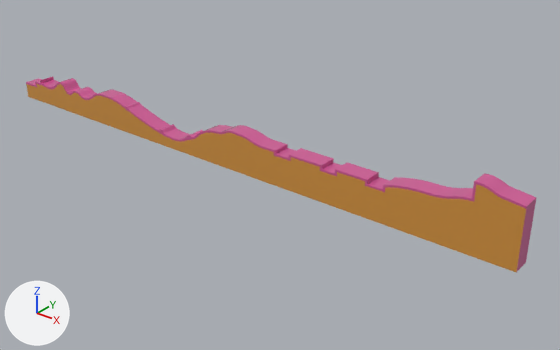
A saved change to the FBX model Assets/Game/Prefabs/01_Level Terrain/02_Garden/GardenBMainMesh.fbx.
Camera for both pictures: a camera (50 mm lens) standing at (406.0, -486.0, 250.0) and looking at (1.0, 20.0, -64.0). Arrows for +X, +Y and +Z are at lower left; the lights stay in place. Where no turn or scale is listed for an object, it has been applied to the vertices. Vertices at the same position are counted once.

The older version as bpy lines, for what is in view:
```python
me_mesh = bpy.data.meshes.new('Mesh')
me_mesh.from_pydata(...)  # 826 vertices, 1644 faces; spans x -285.0..303.0, y -9.0..9.0, z 0.0..61.0
# faces by material slot: [1354, 290]
me_mesh.materials.append(mat_material__20)  # pink #d15996
me_mesh.materials.append(mat_material__21)  # orange #d59541
ob_gardenmeshb = bpy.data.objects.new('GardenMeshB', me_mesh)
ob_gardenmeshb.location = (-61.1, 0.0, -58.6)
```
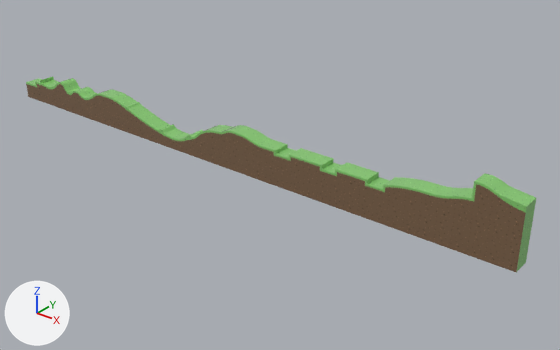
Boxes [x1, y1, x2, y2] around the edits, measured in the pictures (560 x 350 px; the box of a moved part takes in the faces that stretch with it):
```json
{"part": 1, "of": "me_mesh", "change": "moved or reshaped", "before": [496, 195, 536, 270], "after": [496, 195, 536, 270]}
{"part": 2, "of": "me_mesh", "change": "recoloured", "before": [26, 77, 536, 272], "after": [26, 77, 536, 272], "on screen": "pink to green"}
{"part": 3, "of": "me_mesh", "change": "recoloured", "before": [26, 84, 517, 272], "after": [26, 84, 517, 272]}
```

Edits to the scene script, one JSON object a line:
```json
{"op": "add", "block": "img_grass_texture_png", "code": ["img_grass_texture_png = load_image('Grass_Texture.png', '../../../Textures/03_Garden/Grass_Texture.png', 1024, 1024, 'sRGB')"]}
{"op": "add", "block": "img_dirt_texture_png", "code": ["img_dirt_texture_png = load_image('Dirt_Texture.png', '../../../Textures/03_Garden/Dirt_Texture.png', 1024, 1024, 'sRGB')"]}
{"op": "add", "block": "mat_material__179", "code": ["mat_material__179 = principled_material('Material #179')", "mat_material__179.texture = img_grass_texture_png", "mat_material__179.roughness = 0.0"]}
{"op": "add", "block": "mat_material__177", "code": ["mat_material__177 = principled_material('Material #177')", "mat_material__177.texture = img_dirt_texture_png", "mat_material__177.roughness = 0.0"]}
{"block": "me_mesh", "where": "me_mesh.from_pydata(...)  # 826 vertices, 1644 faces; spans x -285.0..303.0, y -9.0..9.0, z 0.0..61.0"}
{"block": "me_mesh", "where": "# used by ob_gardenmeshb; location = (-61.1, 0.0, -58.6)"}
{"block": "me_mesh", "change": "me_mesh part 1"}
{"op": "set", "path": "me_mesh.vertices[220].co", "old": "(285.0, -9.0, 54.0)", "new": "(298.0, -9.0, 50.0)", "note": "pixel (501, 198) -> pixel (518, 209)"}
{"op": "set", "path": "me_mesh.vertices[221].co", "old": "(283.0, -9.0, 55.0)", "new": "(291.0, -9.0, 52.0)", "note": "pixel (499, 197) -> pixel (509, 204)"}
{"op": "set", "path": "me_mesh.vertices[222].co", "old": "(282.0, -9.0, 55.0)", "new": "(286.0, -9.0, 53.0)", "note": "pixel (498, 196) -> pixel (502, 200)"}
{"op": "set", "path": "me_mesh.vertices[441].co", "old": "(285.0, 9.0, 54.0)", "new": "(298.0, 9.0, 50.0)"}
{"op": "set", "path": "me_mesh.vertices[442].co", "old": "(283.0, 9.0, 55.0)", "new": "(291.0, 9.0, 52.0)"}
{"op": "set", "path": "me_mesh.vertices[443].co", "old": "(282.0, 9.0, 55.0)", "new": "(286.0, 9.0, 53.0)"}
{"op": "set", "path": "me_mesh.vertices[817].co", "old": "(303.0, -9.0, 52.0)", "new": "(303.0, -9.0, 49.0)", "note": "pixel (526, 208) -> pixel (525, 212)"}
{"op": "set", "path": "me_mesh.vertices[819].co", "old": "(303.0, 9.0, 52.0)", "new": "(303.0, 9.0, 49.0)", "note": "pixel (536, 199) -> pixel (535, 203)"}
{"block": "me_mesh", "change": "me_mesh part 2: 1354 faces spanning x -285.0..303.0, y -9.0..9.0, z 0.0..61.0 switch from mat_material__20 (pink #d15996) to mat_material__179 (picture img_grass_texture_png)"}
{"block": "me_mesh", "change": "me_mesh part 3: 290 faces spanning x -285.0..303.0, y -9.0..9.0, z 0.0..59.0 switch from mat_material__21 (orange #d59541) to mat_material__177 (picture img_dirt_texture_png)"}
```
